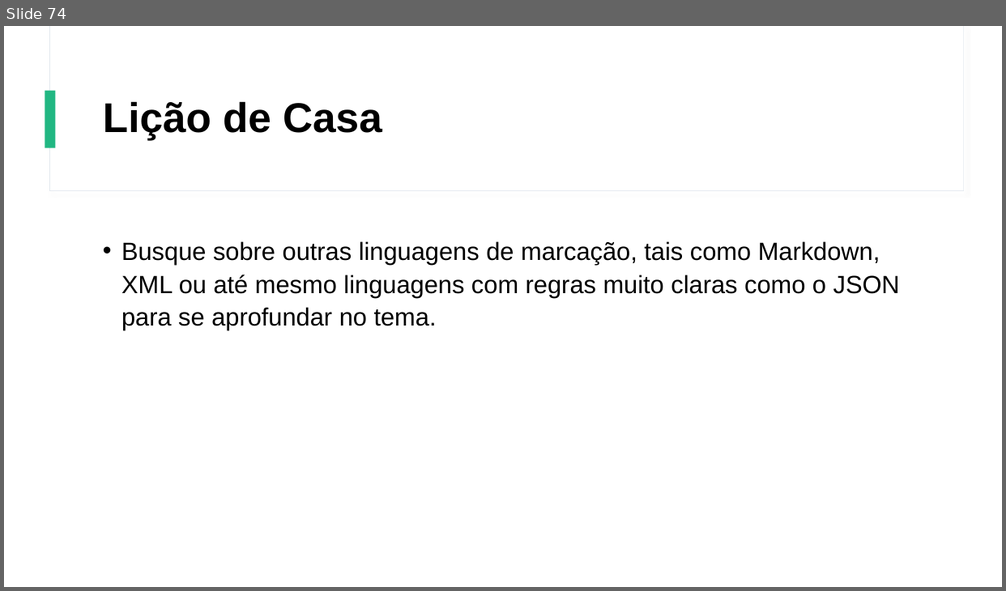
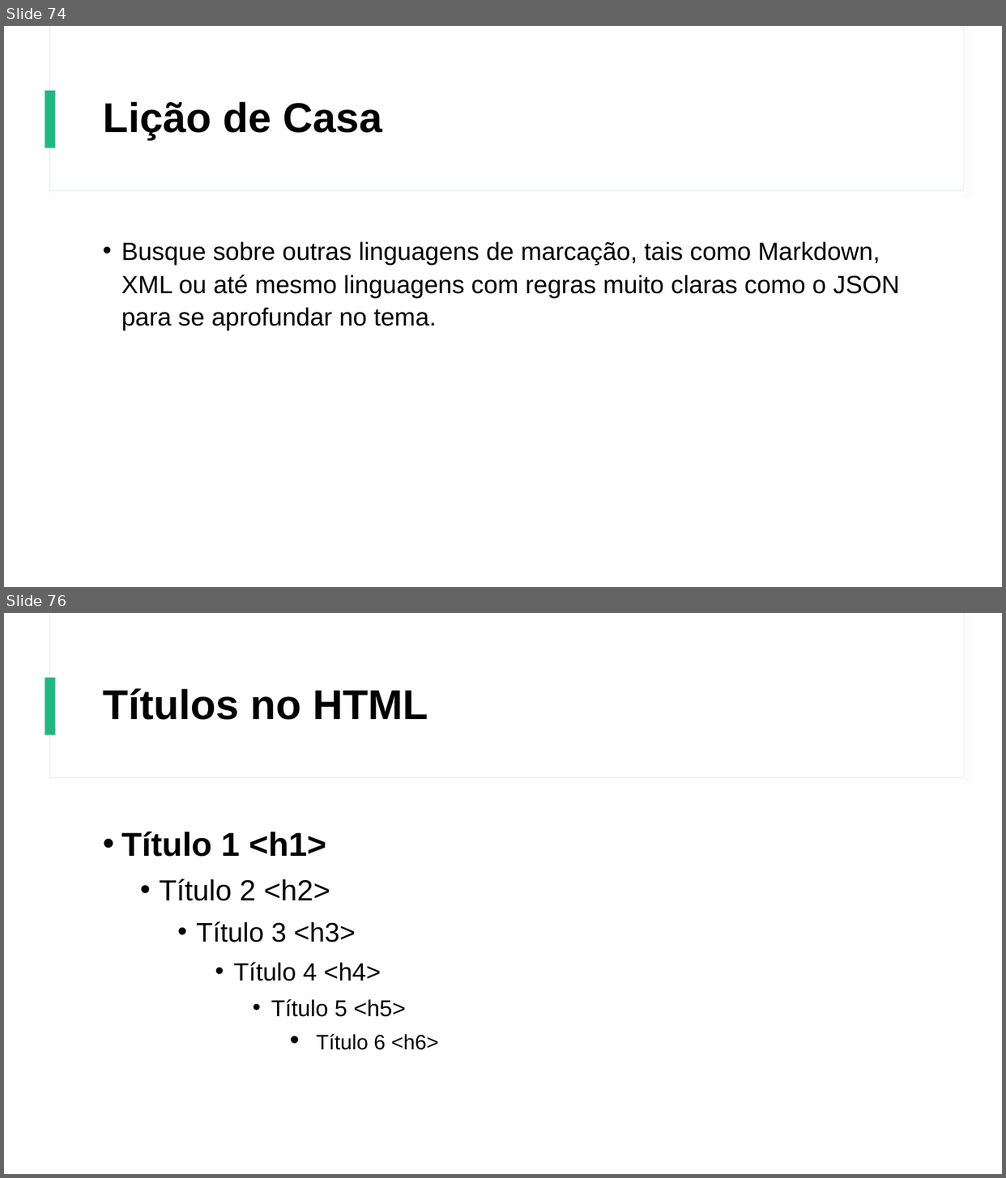
Before and after one commit to Gustavo6401/CursoHTMLCSS, a slide deck: Power Point/Curso de HTML e CSS.pptx. Shown one above the other, each under a label of ours: slide 74 before the commit, slides 74 and 76 after it; the slides between them are not shown. The pictures are 1006x591 and 1006x1178 pixels, drawn with LibreOffice and Linux fonts; fonts in the diff are those of the drawing. Boxes give left, top, right and bottom in pixels: in the first picture for what was removed or moved away, otherwise in the second. Text is boxed around its words. In the diff, an @@ line names an element or a change of style, - is before the commit and + after.

```diff
--- a/Power Point/Curso de HTML e CSS.pptx
+++ b/Power Point/Curso de HTML e CSS.pptx
@@ slide 76 added at box(4, 613, 1002, 1174), background #FFFFFF; not listed: 3 template elements that a slide beside it also shows @@
@@ title added at box(103, 688, 428, 720), 40 pt, text #000000, bold @@
+Títulos no HTML
@@ text added at box(121, 832, 439, 1050), 32 pt, text #000000 @@
+• Título 1 <h1>
+  • Título 2 <h2>
+    • Título 3 <h3>
+      • Título 4 <h4>
+        • Título 5 <h5>
+          • Título 6 <h6>
```
Also in this commit, not shown: 21 other slides added, 3 other files.
